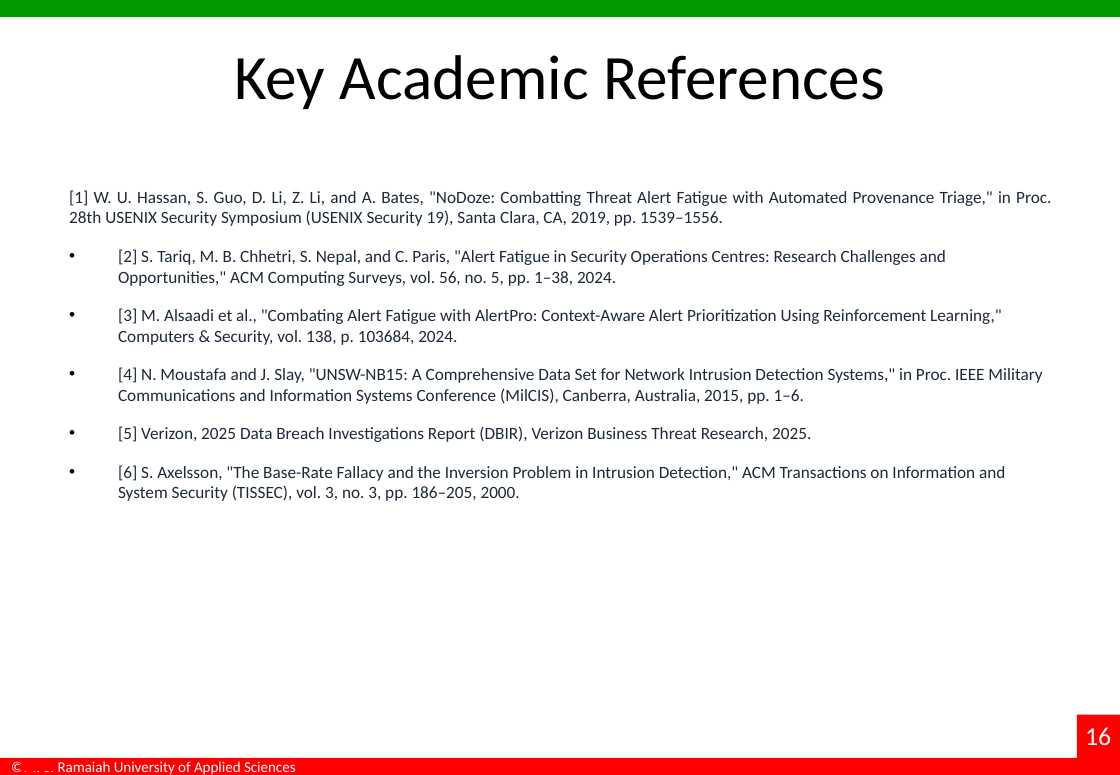
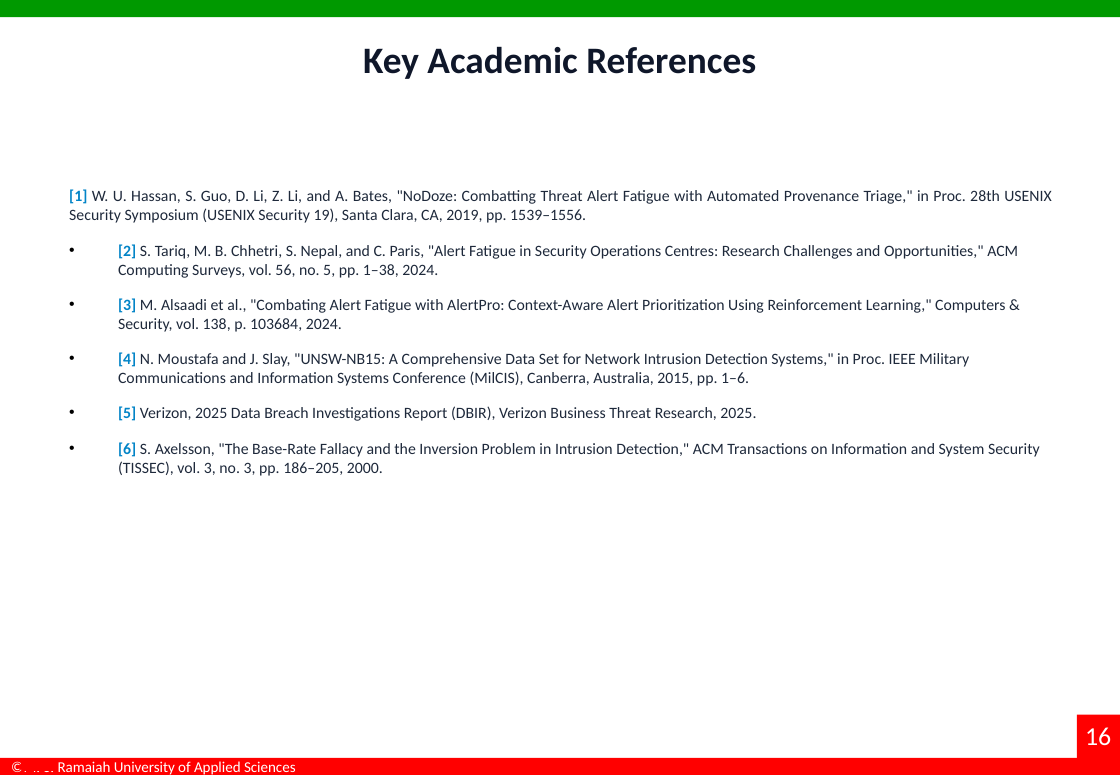
Before and after one commit to Alchemist-2905/Alert-triage, a slide deck: slide 16 of docs/Interim_Project_Presentation_TeamAlpha.pptx. Drawn at 1120x775 pixels with LibreOffice and Linux fonts; fonts in the diff are those of the drawing; background and template pictures are left out. Boxes give left, top, right and bottom in pixels: in the first picture for what was removed or moved away, otherwise in the second. Text is boxed around its words. In the diff, an @@ line names an element or a change of style, - is before the commit and + after.

Commit message:
docs: standardize all presentation fonts to Calibri with strict hierarchy

```diff
--- a/docs/Interim_Project_Presentation_TeamAlpha.pptx
+++ b/docs/Interim_Project_Presentation_TeamAlpha.pptx
@@ title "Key Academic References" at (363,46,756,79): size 44 to 26 pt, text colour #000000 to #0F172A, bold on; more space between paragraphs @@
@@ text "[1] W. U. Hassan, S. ..." at (69,189,1052,476): size 12 to 11 pt; text colour #1E293B to #0284C7, bold on in "[1]", "[2]", "[3]", "[4]" and 2 more places; less space between paragraphs @@
```
Also in this commit, not shown: 16 other slides changed.
